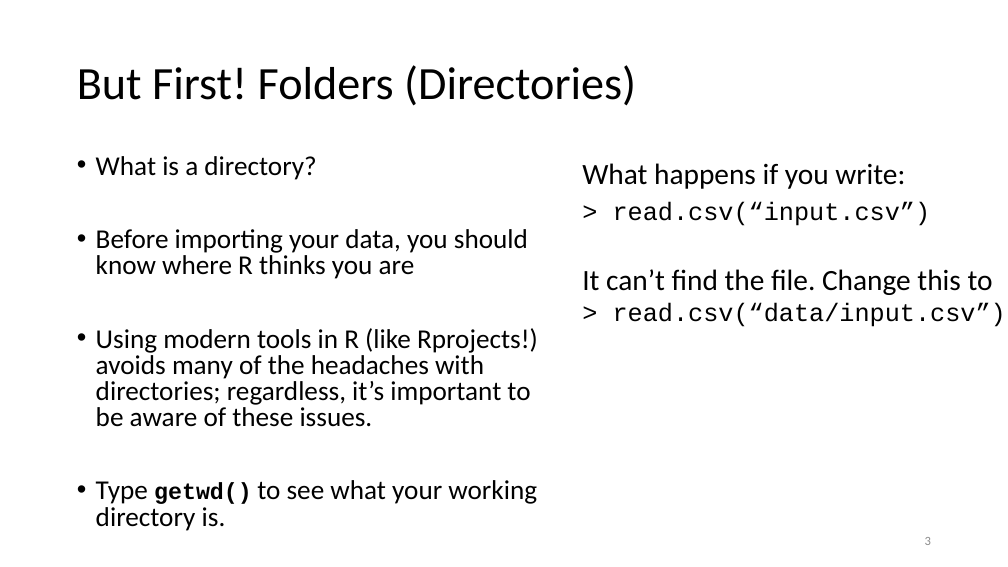
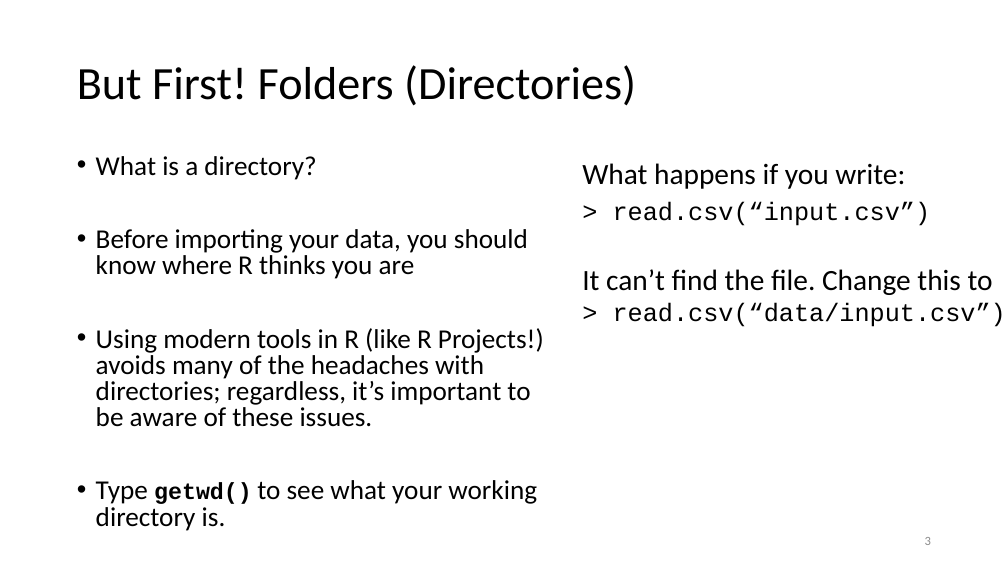
Before and after one commit to justinpriest/ADFG_R_Intro_Workshop, a slide deck: slide 3 of presentations/5 – Reading Real Data.pptx. Drawn at 1008x567 pixels with LibreOffice and Linux fonts; fonts in the diff are those of the drawing. Boxes give left, top, right and bottom in pixels: in the first picture for what was removed or moved away, otherwise in the second. Text is boxed around its words. In the diff, an @@ line names an element or a change of style, - is before the commit and + after.

```diff
--- a/presentations/5 – Reading Real Data.pptx
+++ b/presentations/5 – Reading Real Data.pptx
@@ text at (96, 328, 544, 427): text changed @@
-• Using modern tools in R (like Rprojects!) avoids many of the headaches with directories; regardless, it’s important to be aware of these issues.
+• Using modern tools in R (like R Projects!) avoids many of the headaches with directories; regardless, it’s important to be aware of these issues.
```
Also in this commit, not shown: 4 other slides changed, 3 slides added, 2 other files.
